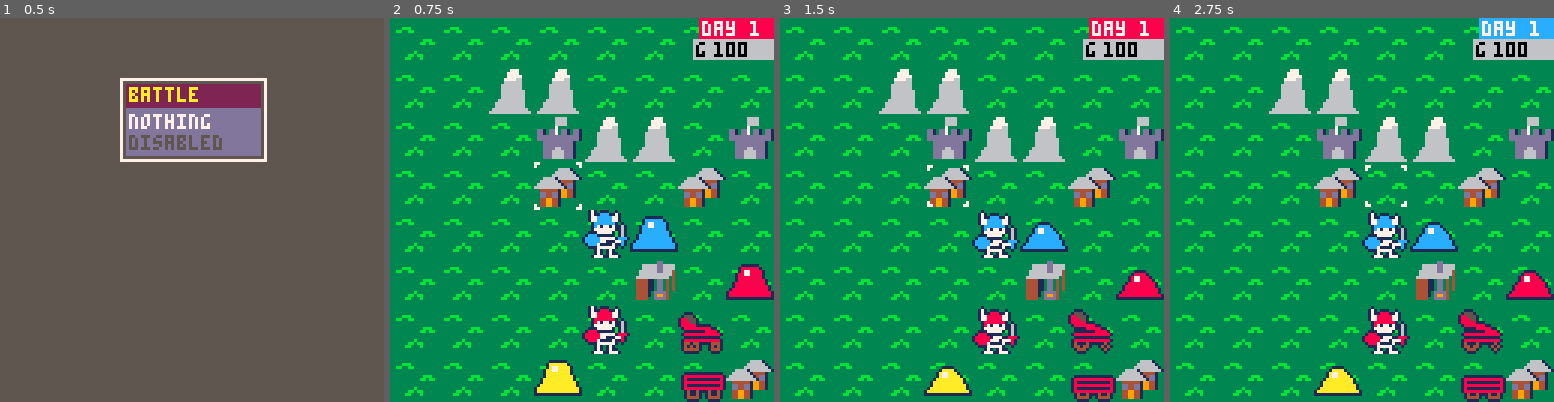
Above: before the commit, frames 1-4 (left to right).
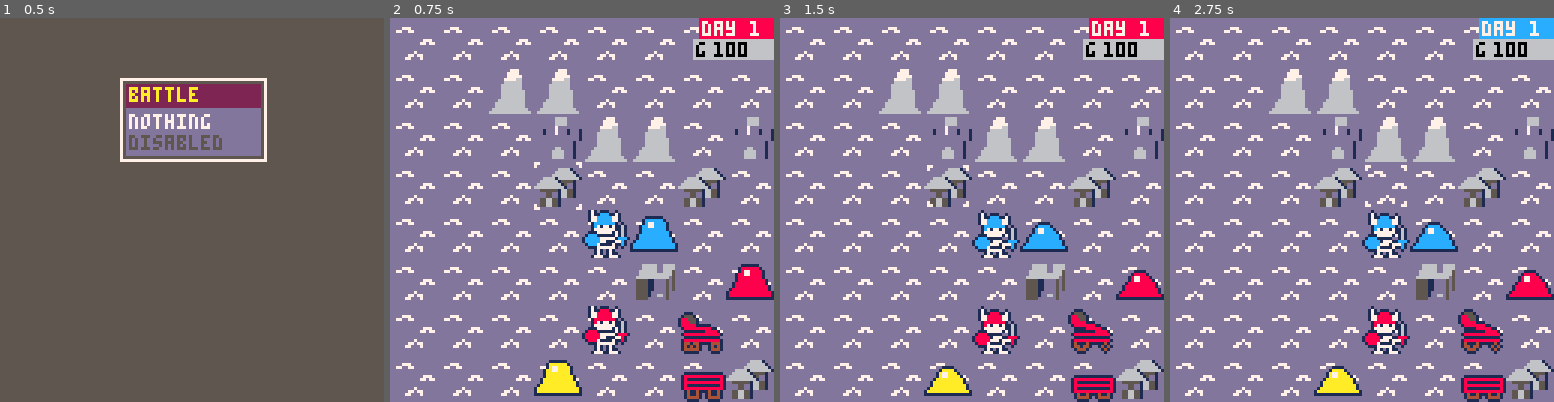
Above: after the commit, the same moments.

Repository: Cuttleshock/PICO-8-projects
Game: PICO-8 cartridge wars.p8
The game is run twice, just before and just after one commit, with the same random seed, the same clock (stepped at 60 frames per second) and the same inputs.
Inputs:
- Up to frame 1 (0.5 s): tap X (X key) at 0.33 s
- Up to frame 2 (0.75 s): tap O (Z key) at 0.7 s
- Up to frame 3 (1.5 s): tap X (X key) at 1.07 s
- Up to frame 4 (2.75 s): hold Right 1.6-2.1 s; tap O (Z key) at 1.7, 2.1, 2.5 s; tap X (X key) at 1.85 s; hold Up 2.15-2.42 s; hold Right from 2.47 s (still down)

Frame 1 is identical in both runs. In frame 2, 85% of the frame differs, in the area x 0-100%, y 0-100%; in frame 3, 85%; in frame 4, 85%.

Commit message:
Replace map() with more complex draw_map() that draws map greyscale by default, then overwrites with coloured sprites where visible

Diff:
--- a/wars.p8
+++ b/wars.p8
@@ -973,6 +973,29 @@
 	return true
 end
 
+function draw_map()
+	if fog then
+		cls(13)
+		-- greyscale - taken from PICO docs
+		pal({1,1,5,5,5,6,7,13,6,7,7,6,13,6,7,1})
+		map()
+		pal()
+		for x=flr(cam_x),ceil(cam_x+7) do
+			for y=flr(cam_y),ceil(cam_y+7) do
+				local s=visible[xy2n(x,y)]
+				if s then
+					local x0,y0=x*k_tilesize,y*k_tilesize
+					rectfill(x0,y0,x0+k_tilesize-1,y0+k_tilesize-1,3) -- grassy green
+					spr(s,x*k_tilesize,y*k_tilesize,2,2)
+				end
+			end
+		end
+	else
+		cls(3)
+		map()
+	end
+end
+
 function draw_properties()
 	for n,f in pairs(properties) do
 		local x,y=n2xy(n)
@@ -1202,12 +1225,11 @@
 end
 
 function _draw()
-	cls(3)
-	camera(cam_x*k_tilesize,cam_y*k_tilesize)
-	map()
 	if game_state==STATE_G_MAIN_MENU then
 		cls(5)
 	elseif game_state==STATE_G_BATTLE then
+		camera(cam_x*k_tilesize,cam_y*k_tilesize)
+		draw_map()
 		draw_properties()
 		draw_highlight()
 		draw_path()
